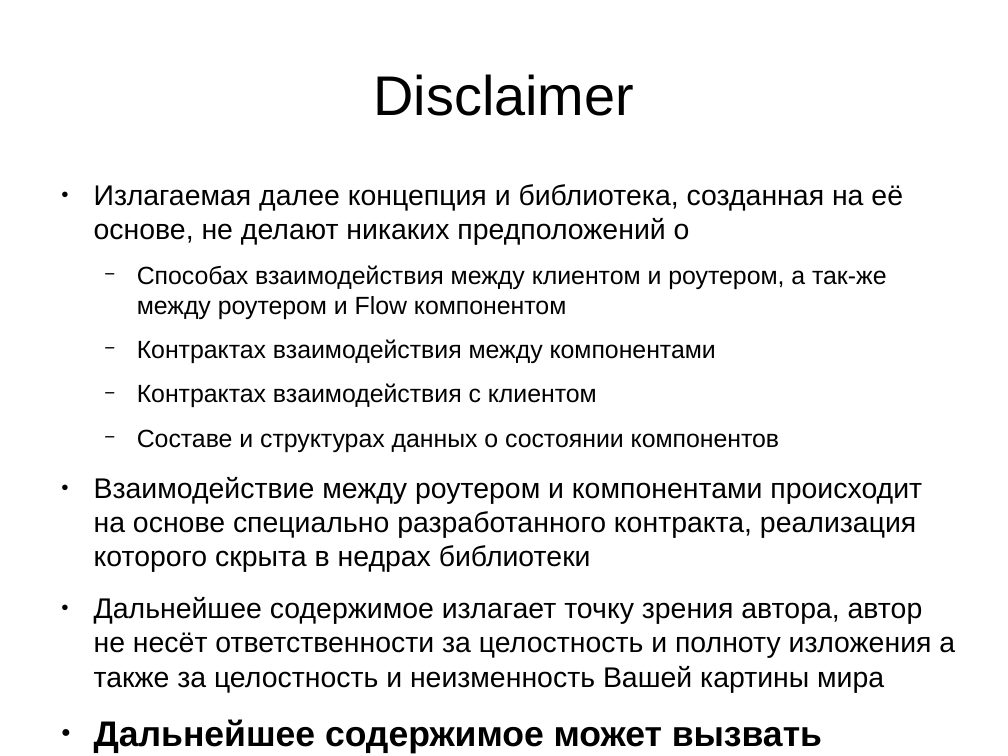
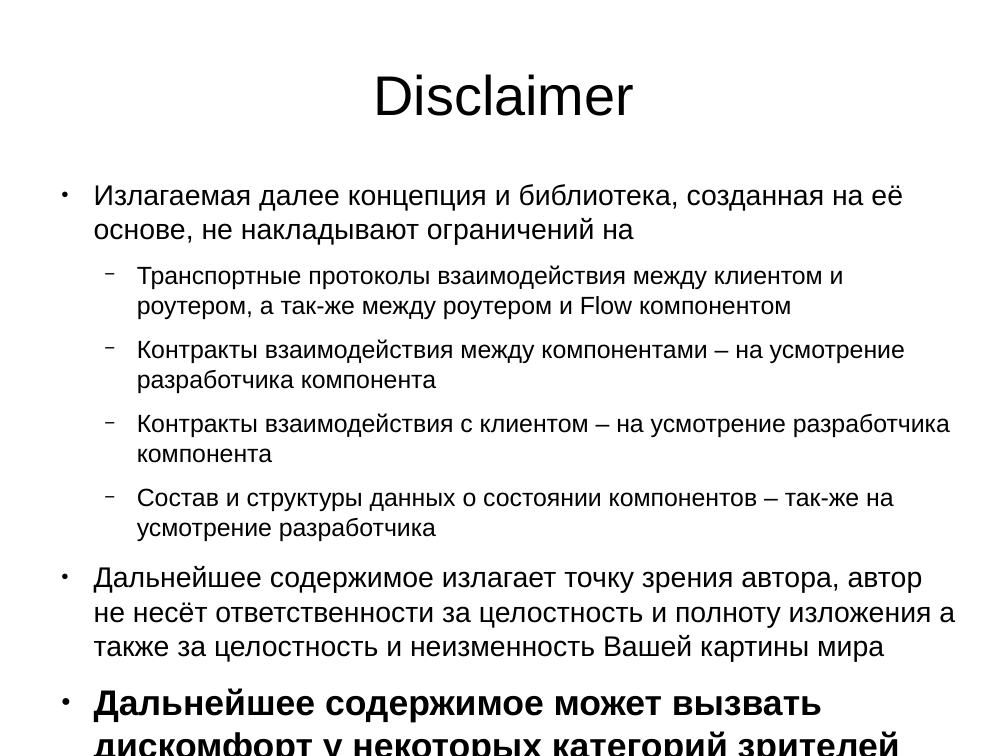
Before and after one commit to krieven/Stacker, a slide deck: slide 6 of conception/presentation1.odp. Drawn at 1008x756 pixels with LibreOffice and Linux fonts; fonts in the diff are those of the drawing. Boxes give left, top, right and bottom in pixels: in the first picture for what was removed or moved away, otherwise in the second. Text is boxed around its words. In the diff, an @@ line names an element or a change of style, - is before the commit and + after.

```diff
--- a/conception/presentation1.odp
+++ b/conception/presentation1.odp
@@ text at (94, 184, 950, 541): text changed; size 22.4 to 19.6 pt @@
-● Излагаемая далее концепция и библиотека, созданная на её основе, не делают никаких предположений о
-  − Способах взаимодействия между клиентом и роутером, а так-же между роутером и Flow компонентом
-  − Контрактах взаимодействия между компонентами
-  − Контрактах взаимодействия с клиентом
-  − Составе и структурах данных о состоянии компонентов
-● Взаимодействие между роутером и компонентами происходит на основе специально разработанного контракта, реализация которого скрыта в недрах библиотеки
+● Излагаемая далее концепция и библиотека, созданная на её основе, не накладывают ограничений на
+  − Транспортные протоколы взаимодействия между клиентом и роутером, а так-же между роутером и Flow компонентом
+  − Контракты взаимодействия между компонентами – на усмотрение разработчика компонента
+  − Контракты взаимодействия с клиентом – на усмотрение разработчика компонента
+  − Состав и структуры данных о состоянии компонентов – так-же на усмотрение разработчика
```
Also in this commit, not shown: 9 other slides changed, 3 slides added, 20 other files.
